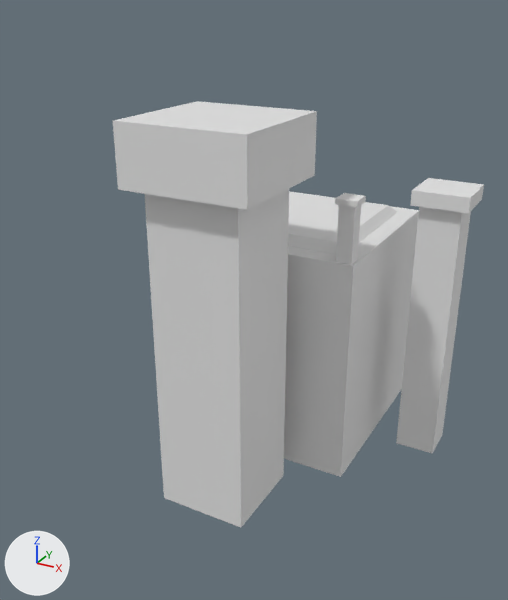
The Blender file Assets/Art/Models/Environment/mountain_blockout.blend as it was, and as the next commit left it.
Before and after are seen from a 50 mm camera at (24.3, -52.5, 18.1) aimed at (0.5, -9.3, -3.5). The lights are fixed; the arrows at lower left show +X, +Y and +Z.

Objects in the first picture: 'central_altar', 'central_altar_column', 'lateral_square_column', 'small_square_columns.001'.
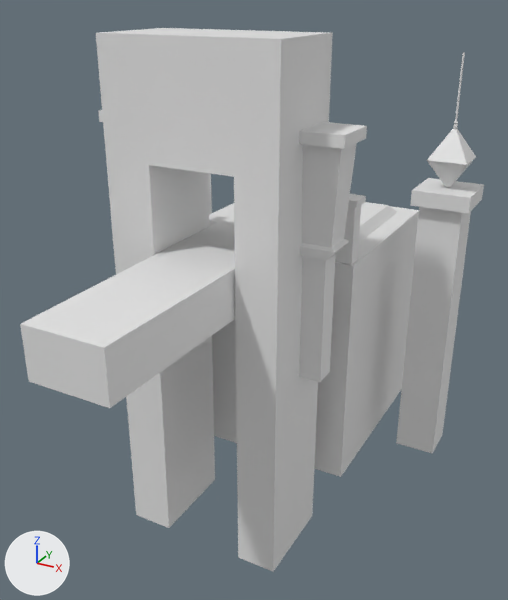
Commit message: Update Jacob's Ladder Blockout

Location of each change, (x1, y1, x2, y2) in pixels of the pictures (508 x 600 px):
'Cube.002', added: after (20, 28, 333, 572)
'central_altar_column', deleted: before (113, 101, 317, 527)
'Cube.004', added: after (299, 122, 367, 382)
'decoration_1', added: after (427, 129, 476, 188)
'Cylinder.001', added: after (453, 52, 465, 129)
'Cube.003', added: after (98, 110, 103, 122)

What changed in the scene script:
```text
Add me_cube_018:
    me_cube_018.from_pydata(...)  # 36 vertices, 34 faces; spans x -2.6..0.9, y -2.2..2.2, z -16.2..4.9
Add me_cube_016:
    me_cube_016.from_pydata(...)  # 36 vertices, 34 faces; spans x -2.6..0.9, y -2.0..2.0, z -16.2..4.9
Add me_cube_015:
    me_cube_015.from_pydata(...)  # 32 vertices, 28 faces; spans x 0.9..13.6, y -15.8..5.2, z -28.1..9.3
Add me_cylinder_001:
    me_cylinder_001.from_pydata(...)  # 56 vertices, 51 faces; spans x -1.1..1.1, y -1.0..1.1, z -1.0..34.6
Add me_cube_001:
    me_cube_001.from_pydata(...)  # 12 vertices, 10 faces; spans x -1.46..1.46, y -0.97..1.95, z -2.31..2.03
Remove ob_central_altar_column:
    ob_central_altar_column = bpy.data.objects.new('central_altar_column', me_cube_006)
    ob_central_altar_column.location = (0.04, -13.24, 0.84)
Add ob_cube_004:
    ob_cube_004 = bpy.data.objects.new('Cube.004', me_cube_018)
    ob_cube_004.location = (6.96, -12.29, 6.49)
    ob_cube_004.scale = (-0.817, 0.817, 0.817)
Add ob_cube_003:
    ob_cube_003 = bpy.data.objects.new('Cube.003', me_cube_016)
    ob_cube_003.location = (-7.23, -12.14, 6.49)
    ob_cube_003.scale = (0.817, 0.817, 0.817)
Add ob_cube_002:
    ob_cube_002 = bpy.data.objects.new('Cube.002', me_cube_015)
    ob_cube_002.location = (-7.4, -13.14, 6.49)
Add ob_cylinder_001:
    ob_cylinder_001 = bpy.data.objects.new('Cylinder.001', me_cylinder_001)
    ob_cylinder_001.location = (11.96, 0.41, 9.02)
    ob_cylinder_001.scale = (0.149, 0.149, 0.149)
Add ob_decoration_1:
    ob_decoration_1 = bpy.data.objects.new('decoration_1', me_cube_001)
    ob_decoration_1.location = (11.95, -0.08, 6.81)
```
